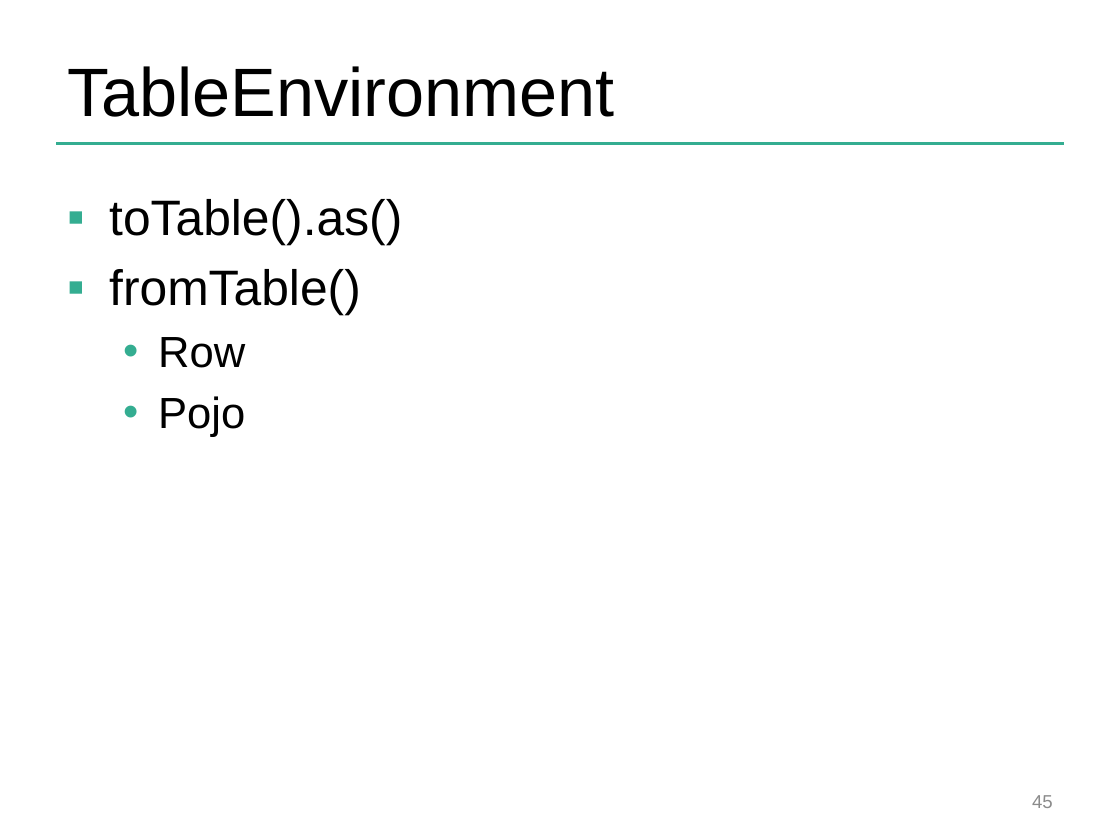
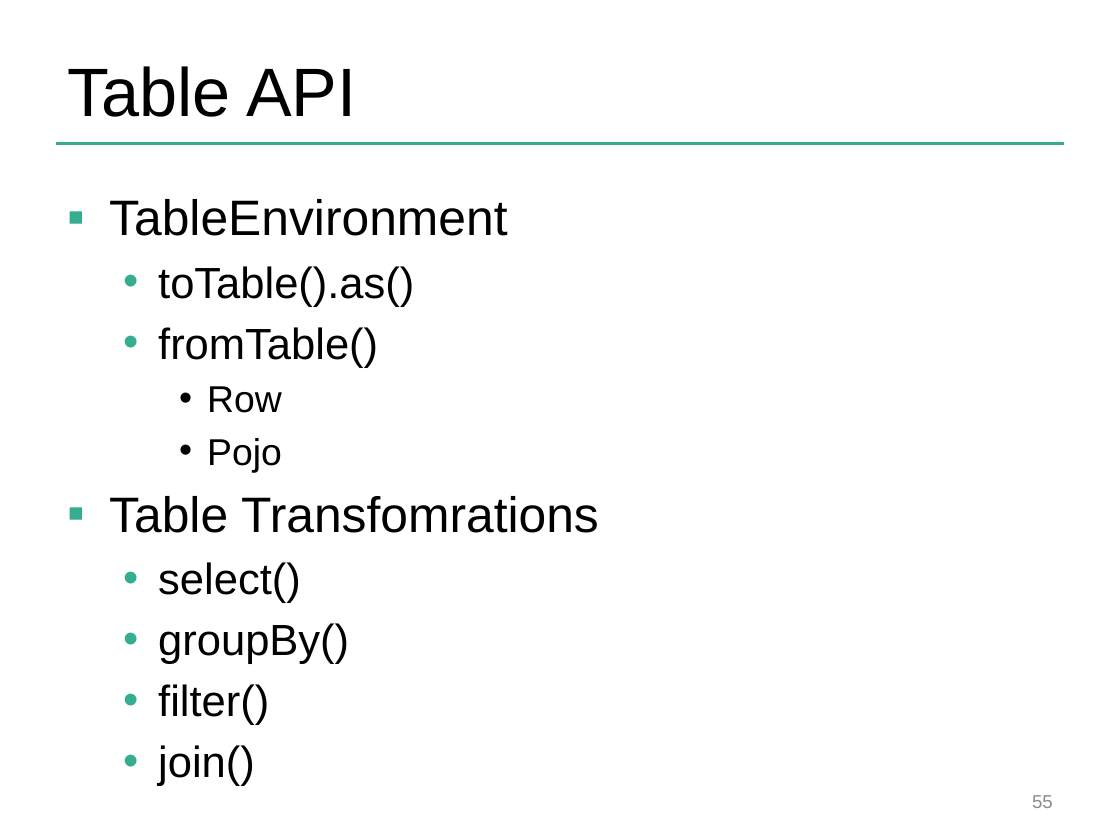
Before and after one commit to dataArtisans/flink-training-web, a slide deck: slide 55 of slides/flink_batch_advanced.pptx (slide 45 before the commit). Drawn at 1120x840 pixels with LibreOffice and Linux fonts; fonts in the diff are those of the drawing; background and template pictures are left out. Boxes give left, top, right and bottom in pixels: in the first picture for what was removed or moved away, otherwise in the second. Text is boxed around its words. In the diff, an @@ line names an element or a change of style, - is before the commit and + after.

```diff
--- a/slides/flink_batch_advanced.pptx
+++ b/slides/flink_batch_advanced.pptx
@@ title at (x1=67, y1=66, x2=356, y2=117): text changed @@
-TableEnvironment
+Table API
@@ text at (x1=109, y1=199, x2=507, y2=236): paragraph added @@
+▪ TableEnvironment
@@ text at (x1=158, y1=266, x2=414, y2=472): size 32 to 28 pt in "toTable().as()", "fromTable()"; size 28 to 24 pt in "Row", "Pojo"; bullet ▪ to •; list level 1 to 2 in "toTable().as()"; list level 1 to 2 in "fromTable()"; list level 2 to 3 in "Row"; list level 2 to 3 in "Pojo" @@
@@ text at (x1=109, y1=496, x2=599, y2=786): paragraphs added @@
+▪ Table Transfomrations
+  • select()
+  • groupBy()
+  • filter()
+  • join()
@@ page number at (x1=1032, y1=795, x2=1053, y2=808): text changed @@
-45
+55
```
Also in this commit, not shown: 1 other slide changed, 14 slides added, 5 slides removed.
